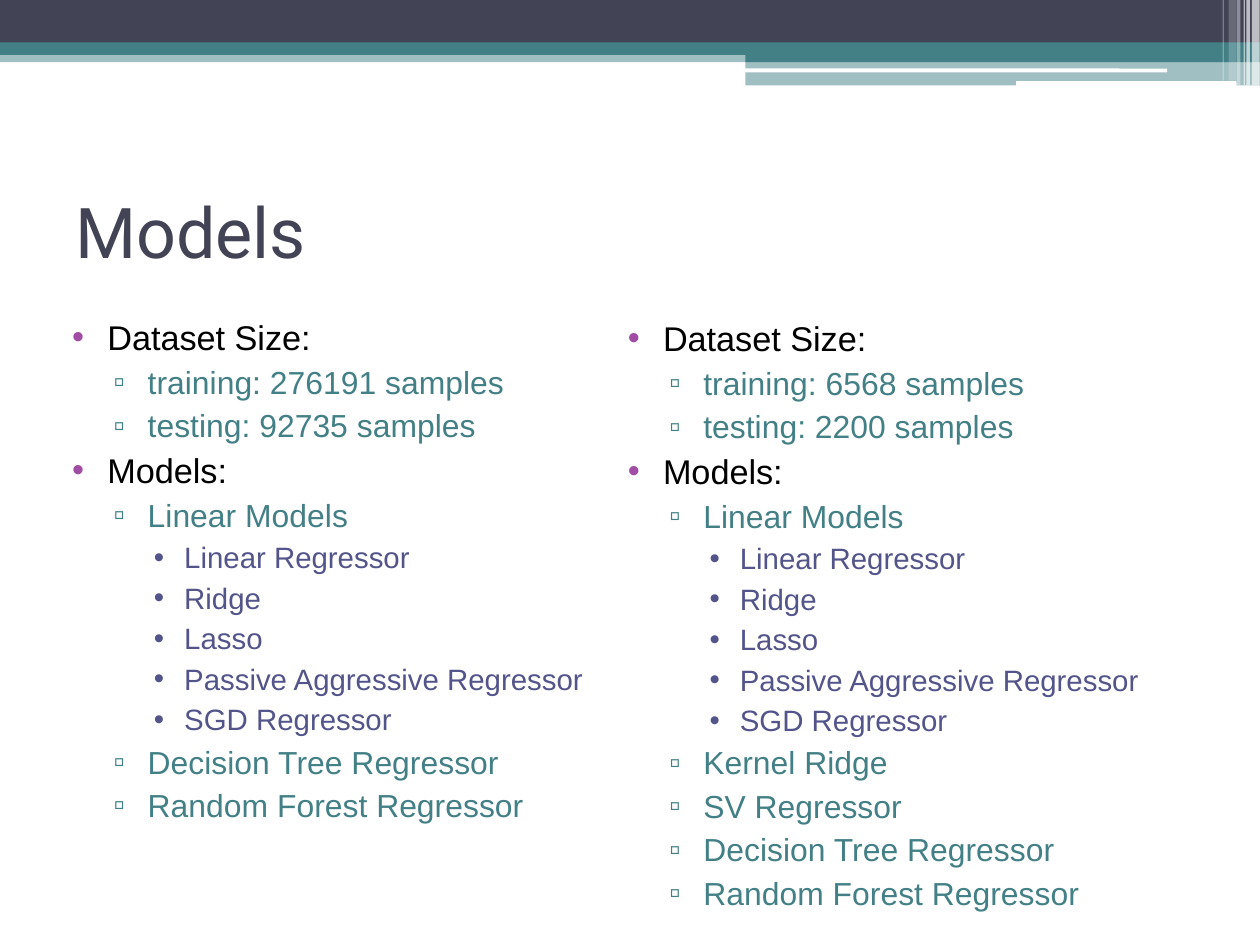
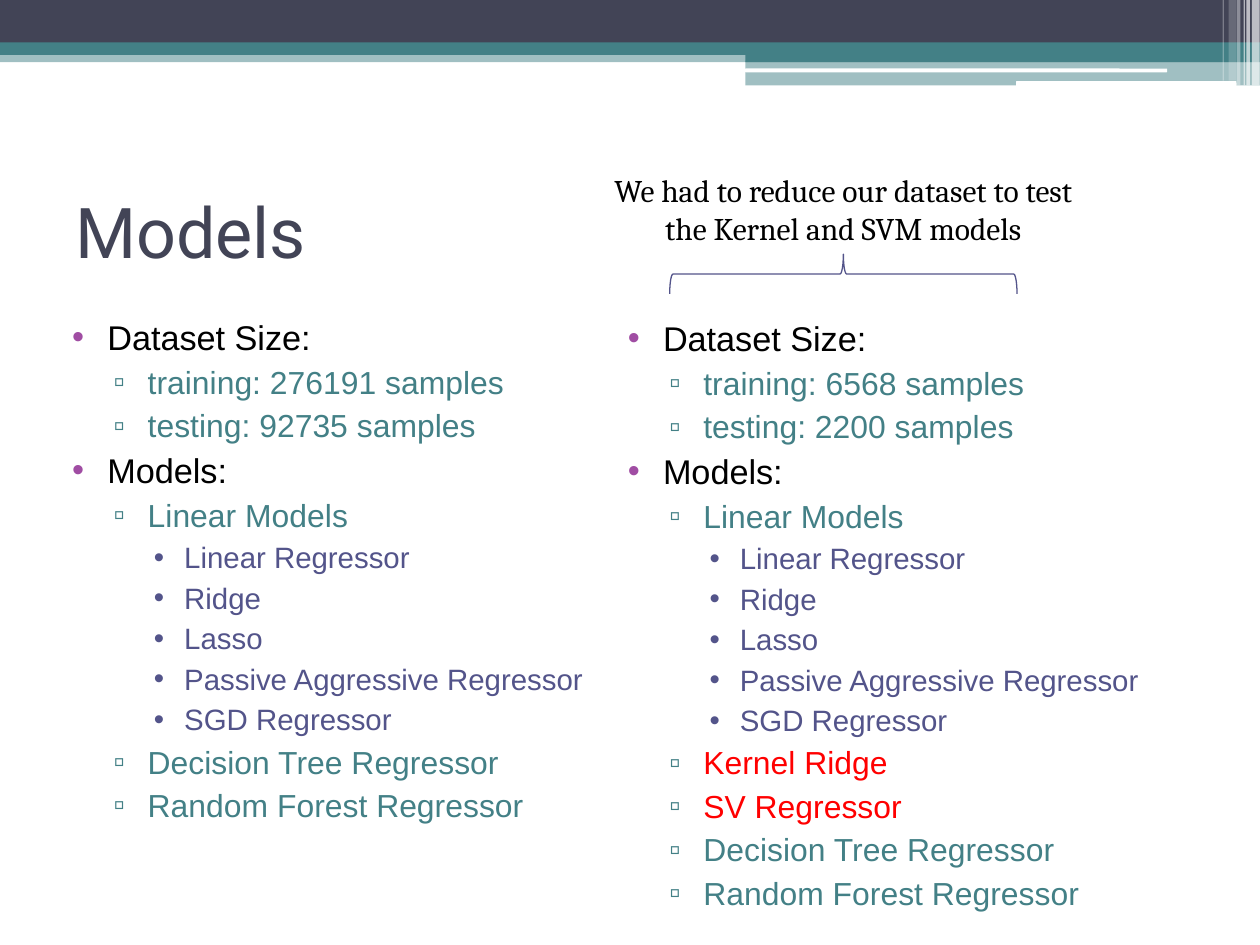
Before and after one commit to TarasKutsyk/ML-for-Automation-Project, a slide deck: slide 10 of Presentation ASHRAE.pptx. Drawn at 1260x945 pixels with LibreOffice and Linux fonts; fonts in the diff are those of the drawing. Boxes give left, top, right and bottom in pixels: in the first picture for what was removed or moved away, otherwise in the second. Text is boxed around its words. In the diff, an @@ line names an element or a change of style, - is before the commit and + after.

```diff
--- a/Presentation ASHRAE.pptx
+++ b/Presentation ASHRAE.pptx
@@ text added at (614, 180, 1072, 241), 18 pt, text #000000 @@
+We had to reduce our dataset to test the Kernel and SVM models
@@ left brace added at (670, 255, 1017, 294), outline #53548A 0.75 pt @@
@@ text at (703, 751, 902, 825): text colour #438086 to #FF0000 in "Kernel Ridge", "SV Regressor" @@
```
Also in this commit, not shown: 11 other slides changed, 4 slides added, 2 slides removed, 2 other files.
